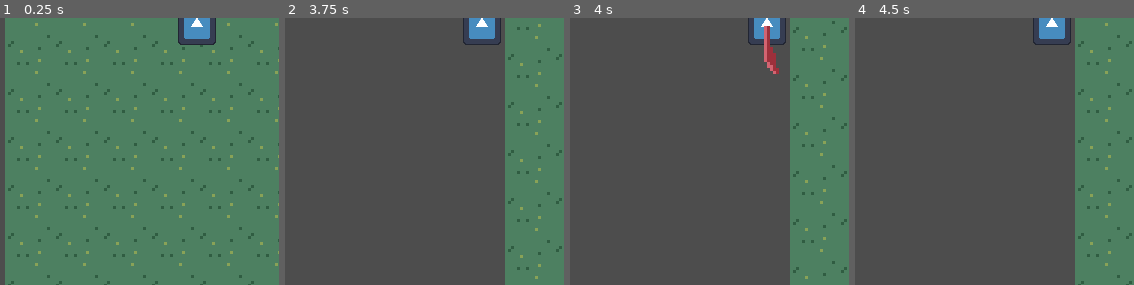
Above: before the commit, frames 1-4 (left to right).
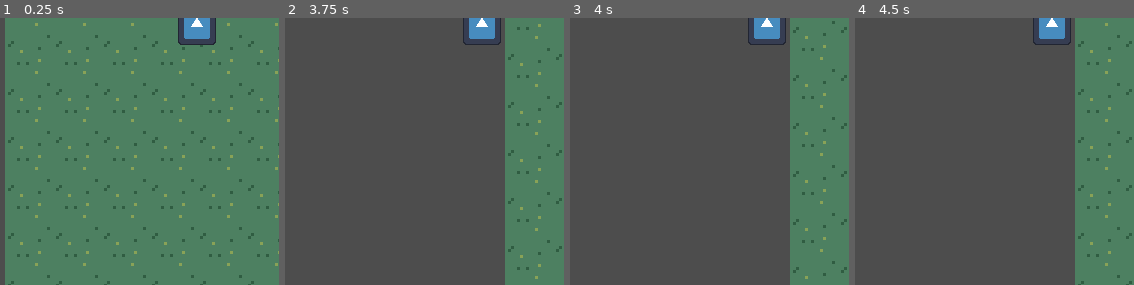
Above: after the commit, the same moments.

Repository: michaelwiest/godot-noah-game
Game: Godot game, scene res://scenes/main.tscn
Same seed, same stepped clock (60 frames per second), same inputs: the game is played once before the commit and once after it. The engine's default icon, where the game draws it, is replaced by a stand-in: a white triangle on a blue panel in a dark square.
Inputs (mouse positions are % of the whole screen's width and height, from its top left):
- Up to frame 1 (0.25 s): no input
- Up to frame 2 (3.75 s): tap Enter (ui_accept) at 0.5, 0.77, 2, 3.5 s; move the mouse to (29, 70) at 0.52 s; hold Up (ui_up) 0.53-1.25 s; click (29, 70) at 0.67 s; drag from (74, 65) to (35, 49) at 1.27 s; move the mouse to (outside the picture) at 2.02 s; hold Left (ui_left) 2.03-2.75 s; drag from (42, 49) to (outside the picture) at 2.77 s; move the mouse to (16, 24) at 3.52 s; hold Down (ui_down) from 3.53 s (still down)
- Up to frame 3 (4 s): keep holding Down (ui_down); tap Enter (ui_accept) at 3.77 s
- Up to frame 4 (4.5 s): release Down (ui_down) at 4.25 s; drag from (64, 44) to (35, 49) at 4.27 s
The pictures show only the part of the screen within x 0-50%, y 48-98%; the shares and areas given below are measured in that part.

Frames 1-2 are identical in both runs. In frame 3, 0.5% of the frame differs, in the area x 69-75%, y 2-21%; in frame 4, nothing differs.

Commit message:
repeated hits working.

Diff:
--- a/game/scenes/weapons/red_weapon/red_attack_1.tscn
+++ b/game/scenes/weapons/red_weapon/red_attack_1.tscn
@@ -94,6 +94,7 @@
 [node name="Sprite2D" type="Sprite2D" parent="."]
 texture = ExtResource("2_8qlta")
 hframes = 7
+frame = 2
 
 [node name="AnimationPlayer" type="AnimationPlayer" parent="."]
 libraries = {
@@ -101,7 +102,7 @@
 }
 
 [node name="Marker2D" type="Marker2D" parent="."]
-rotation = 0.141372
+rotation = 2.39983
 
 [node name="hitbox" parent="Marker2D" instance=ExtResource("3_ypodr")]
 collision_layer = 16
--- a/game/scenes/weapons/red_weapon/red_attack_2.tscn
+++ b/game/scenes/weapons/red_weapon/red_attack_2.tscn
@@ -100,6 +100,10 @@
 [node name="Marker2D" parent="." index="2"]
 rotation = -0.0418879
 
+[node name="hitbox" parent="Marker2D" index="0"]
+collision_layer = 16
+collision_mask = 0
+
 [node name="CollisionShape2D" parent="Marker2D/hitbox" index="0"]
 position = Vector2(3, 7.5)
 shape = SubResource("RectangleShape2D_85o08")
--- a/game/scenes/weapons/red_weapon/red_weapon2.tscn
+++ b/game/scenes/weapons/red_weapon/red_weapon2.tscn
@@ -6,4 +6,4 @@
 [node name="RedWeapon2" type="Node2D"]
 script = ExtResource("1_wm5b7")
 weapon_data = ExtResource("2_jibx0")
-attack_paths = Array[String](["red_attack_1.tscn", "red_attack_2.tscn"])
+attack_paths = Array[String](["red_attack_1.tscn", "red_attack_2.tscn", "red_attack_2.tscn"])
--- a/game/scripts/core/Attack.gd
+++ b/game/scripts/core/Attack.gd
@@ -25,5 +25,6 @@
 signal attack_end_signal
 signal attack_start_signal
 
+
 func _on_hitbox_apply_hit_signal(entity):
 	emit_signal("attack_apply_hit_signal", entity)
